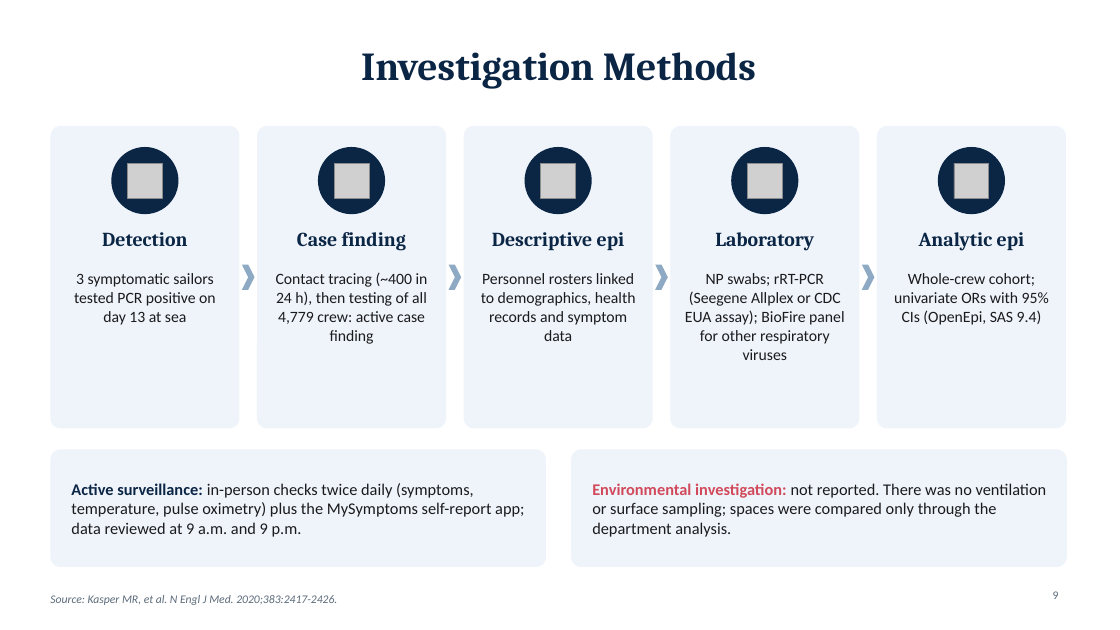
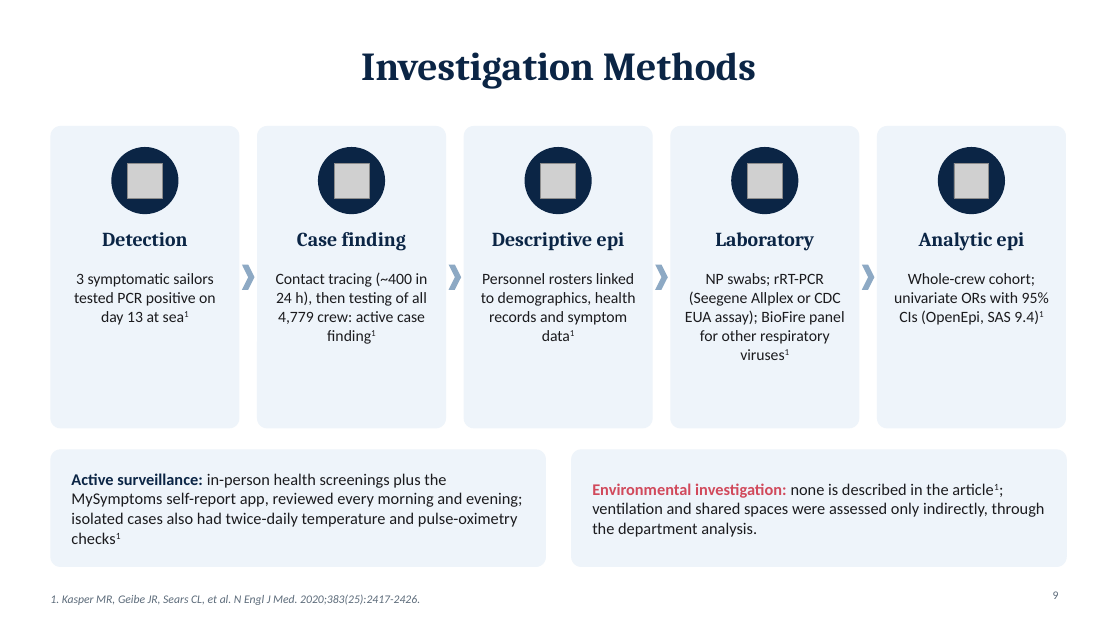
Before and after one commit to adebowa96/Research, a slide deck: slide 9 of Outbreak_of_the_Day/Covid19_Aircraft_Carrier_Outbreak.pptx. Drawn at 1120x630 pixels with LibreOffice and Linux fonts; fonts in the diff are those of the drawing; grey boxes stand for pictures. Boxes give left, top, right and bottom in pixels: in the first picture for what was removed or moved away, otherwise in the second. Text is boxed around its words. In the diff, an @@ line names an element or a change of style, - is before the commit and + after.

```diff
--- a/Outbreak_of_the_Day/Covid19_Aircraft_Carrier_Outbreak.pptx
+++ b/Outbreak_of_the_Day/Covid19_Aircraft_Carrier_Outbreak.pptx
@@ text at <box>74,273,216,325</box>: text changed @@
-3 symptomatic sailors tested PCR positive on day 13 at sea
+3 symptomatic sailors tested PCR positive on day 13 at sea1
@@ text at <box>276,272,428,324</box>: text changed @@
-Contact tracing (~400 in 24 h), then testing of all 4,779 crew: active case finding
+Contact tracing (~400 in 24 h), then testing of all 4,779 crew: active case finding1
@@ text at <box>481,273,636,325</box>: text changed @@
-Personnel rosters linked to demographics, health records and symptom data
+Personnel rosters linked to demographics, health records and symptom data1
@@ text at <box>685,273,844,344</box>: text changed @@
-NP swabs; rRT-PCR (Seegene Allplex or CDC EUA assay); BioFire panel for other respiratory viruses
+NP swabs; rRT-PCR (Seegene Allplex or CDC EUA assay); BioFire panel for other respiratory viruses1
@@ text at <box>894,273,1049,325</box>: text changed @@
-Whole-crew cohort; univariate ORs with 95% CIs (OpenEpi, SAS 9.4)
+Whole-crew cohort; univariate ORs with 95% CIs (OpenEpi, SAS 9.4)1
@@ text at <box>71,473,522,527</box>: text changed @@
-Active surveillance: in-person checks twice daily (symptoms, temperature, pulse oximetry) plus the MySymptoms self-report app; data reviewed at 9 a.m. and 9 p.m.
+Active surveillance: in-person health screenings plus the MySymptoms self-report app, reviewed every morning and evening; isolated cases also had twice-daily temperature and pulse-oximetry checks1
@@ text at <box>592,483,1045,537</box>: text changed @@
-Environmental investigation: not reported. There was no ventilation or surface sampling; spaces were compared only through the department analysis.
+Environmental investigation: none is described in the article1; ventilation and shared spaces were assessed only indirectly, through the department analysis.
@@ text at <box>50,594,420,605</box>: text changed @@
-Source: Kasper MR, et al. N Engl J Med. 2020;383:2417-2426.
+1. Kasper MR, Geibe JR, Sears CL, et al. N Engl J Med. 2020;383(25):2417-2426.
```
Also in this commit, not shown: 19 other slides changed.
